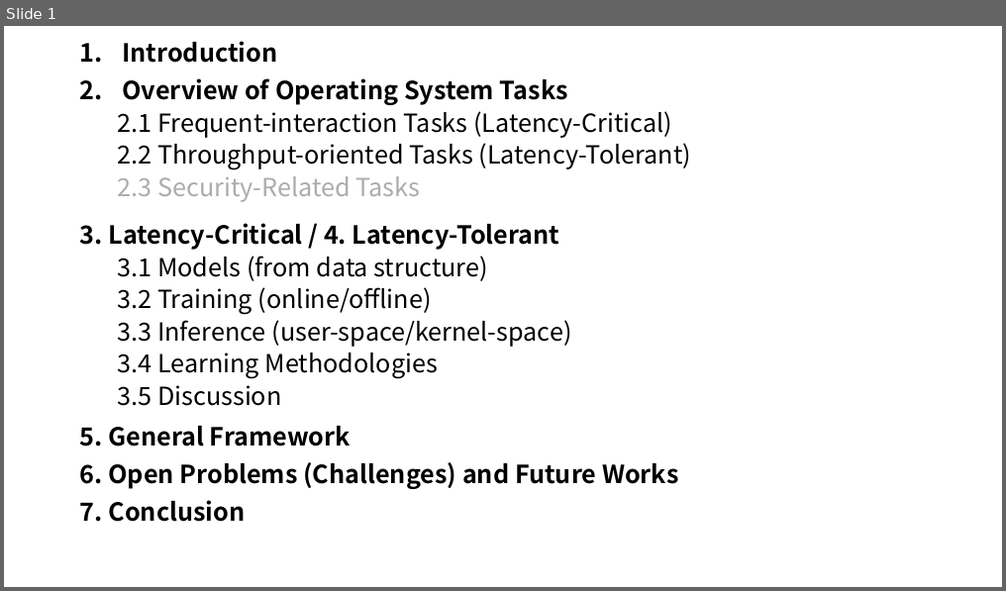
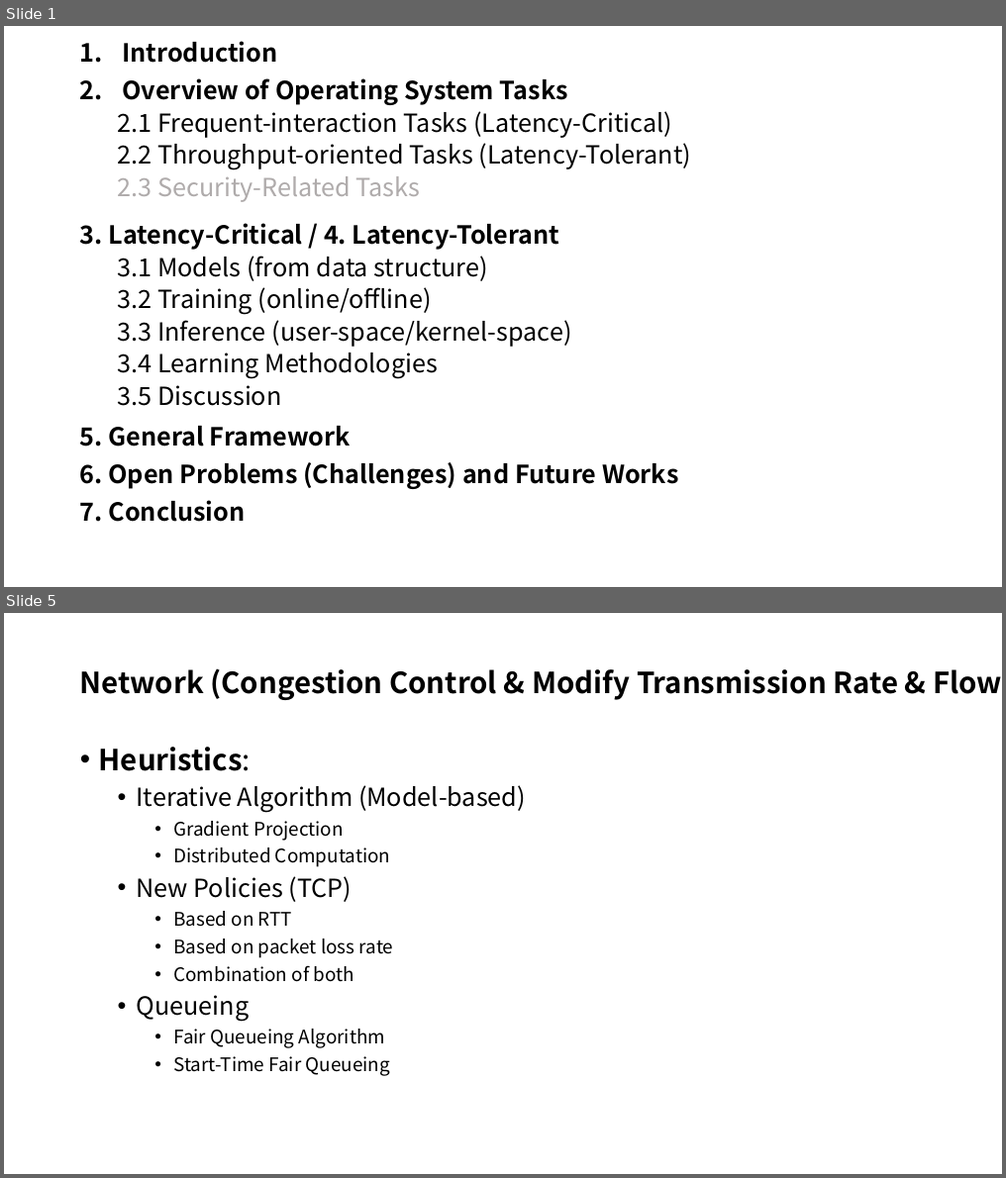
Before and after one commit to LiuYingying0104/AIOS, a slide deck: Papers/ML Apply in OS/updates.pptx. Shown one above the other, each under a label of ours: slide 1 before the commit, slides 1 and 5 after it; the slides between them are not shown. The pictures are 1006x591 and 1006x1178 pixels, drawn with LibreOffice and Linux fonts; fonts in the diff are those of the drawing. Boxes give left, top, right and bottom in pixels: in the first picture for what was removed or moved away, otherwise in the second. Text is boxed around its words. In the diff, an @@ line names an element or a change of style, - is before the commit and + after.

```diff
--- a/Papers/ML Apply in OS/updates.pptx
+++ b/Papers/ML Apply in OS/updates.pptx
@@ slide 5 added at (x1=4, y1=613, x2=1002, y2=1174), background #FFFFFF @@
@@ title added at (x1=80, y1=668, x2=1002, y2=700), 28 pt, text #000000, bold @@
+Network (Congestion Control & Modify Transmission Rate & Flow)
@@ text added at (x1=99, y1=747, x2=526, y2=1076), 18 pt, text #000000 @@
+• Heuristics:
+  • Iterative Algorithm (Model-based)
+    • Gradient Projection
+    • Distributed Computation
+  • New Policies (TCP)
+    • Based on RTT
+    • Based on packet loss rate
+    • Combination of both
+  • Queueing
+    • Fair Queueing Algorithm
+    • Start-Time Fair Queueing
```
Also in this commit, not shown: 2 slides changed, 1 other slide added, 1 other file.
